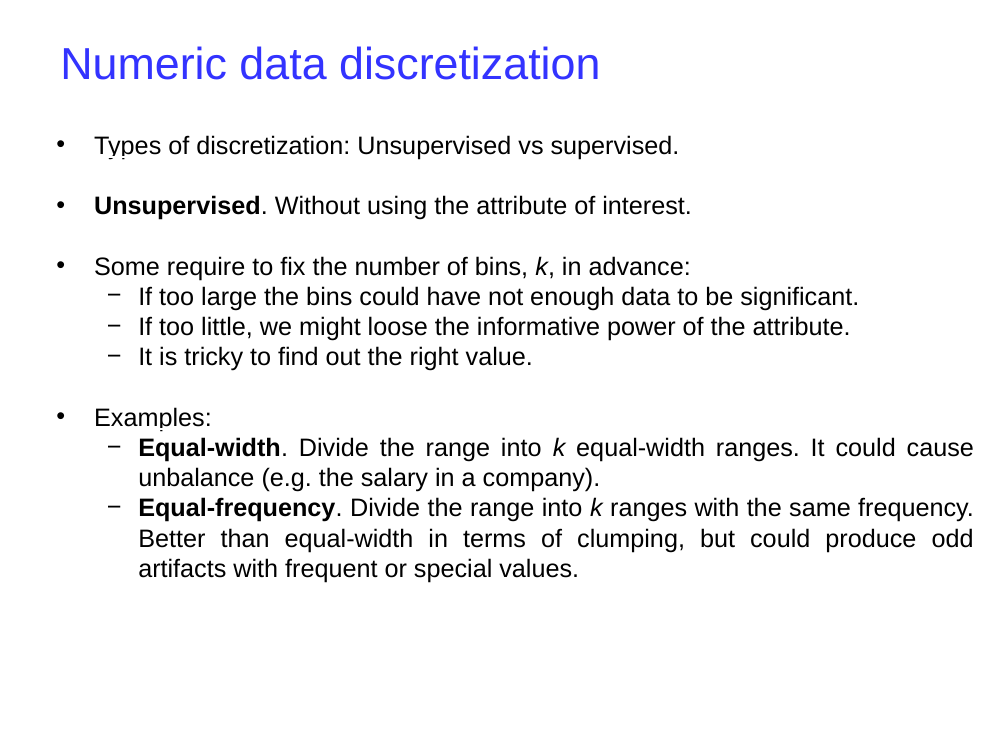
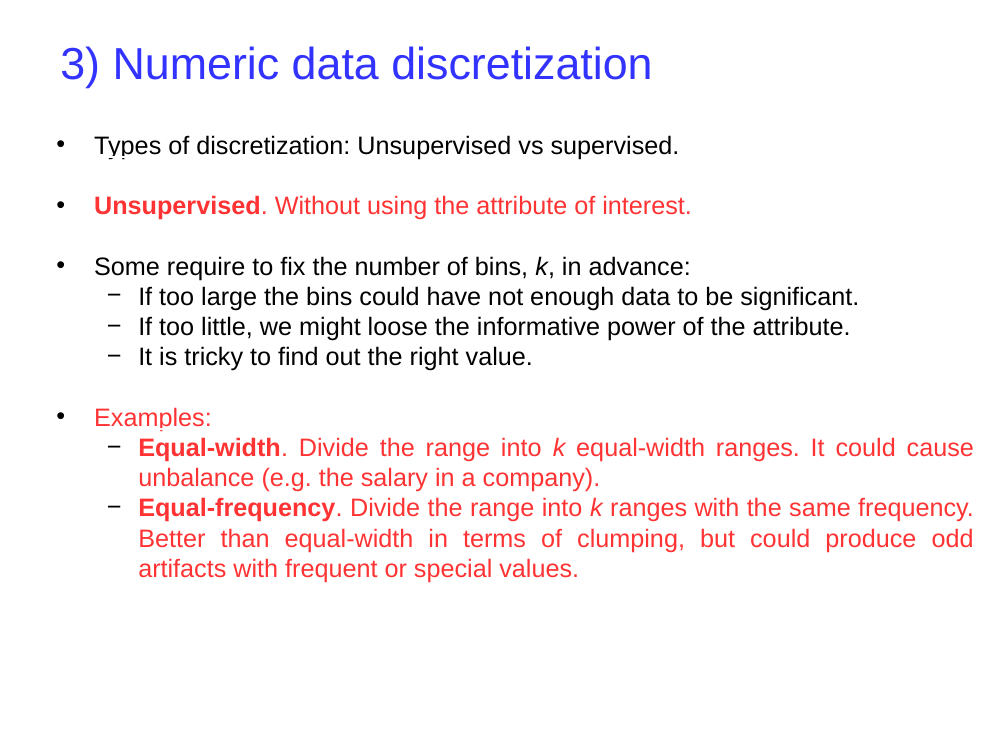
Before and after one commit to ceelch/Introduction_ML_2018_BCAM, a slide deck: slide 25 of Preprocessing_2019/Slides/Preprocessing-2019.odp. Drawn at 1008x756 pixels with LibreOffice and Linux fonts; fonts in the diff are those of the drawing; background and template pictures are left out. Boxes give left, top, right and bottom in pixels: in the first picture for what was removed or moved away, otherwise in the second. Text is boxed around its words. In the diff, an @@ line names an element or a change of style, - is before the commit and + after.

```diff
--- a/Preprocessing_2019/Slides/Preprocessing-2019.odp
+++ b/Preprocessing_2019/Slides/Preprocessing-2019.odp
@@ text at <box>60,46,652,88</box>: text changed @@
-Numeric data discretization
+3) Numeric data discretization
@@ text at <box>94,195,974,583</box>: text colour #000000 to #FF3333 in "Unsupervised. Without using the attribute of interest.", "Examples:", "Equal-width. Divide the range into k equal-width ...", "Equal-frequency. Divide the range into k ranges ..." @@
```
Also in this commit, not shown: 23 other slides changed, 3 other files.
